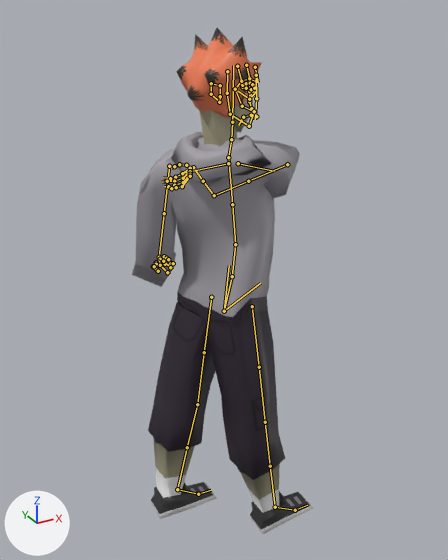
What one commit did to the Blender file assets/blends/larsv1.blend.
Camera for both pictures: a 50 mm lens placed at (-6.15, -21.74, 11.58), pointed at (0.2, -10.2, 5.81). Lighting does not change. The marker at lower left points along +X, +Y and +Z. The first picture is the older version. Both versions are drawn at frame 20 of the action 'uppercut'; the numbers are the values there. The bones that change, and the others that lie on the model, are drawn over the model as lines.

The first picture shows 'basicman', 'malehead', 'maleneck'.
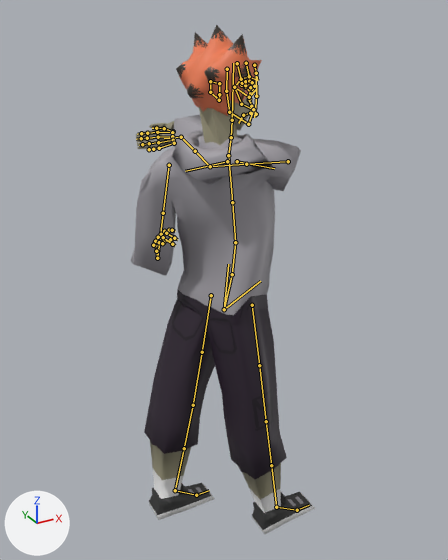
Boxes (x1, y1, x2, y2) around the edits, measured in the pictures (448 x 560 px):
'basicman', posed
    before: (132, 132, 314, 534)
    after: (131, 115, 315, 534)
'malehead', posed
    before: (176, 27, 262, 133)
    after: (176, 25, 262, 131)
'maleneck', posed
    before: (199, 109, 237, 147)
    after: (199, 107, 237, 145)

The change, as a diff of the scene's bpy script:
```diff
--- a/assets/blends/larsv1.blend.py
+++ b/assets/blends/larsv1.blend.py
@@ bone_torso @@
 bone_torso = bpy.data.objects['manrig'].pose.bones['torso']  # child of 'MCH-torso.parent'
-bone_torso.location = (0.0, 0.0, 0.044)
+bone_torso.location = (0.0, 0.0, 0.052)
@@ bone_chest @@
 bone_chest = bpy.data.objects['manrig'].pose.bones['chest']  # child of 'torso'
-bone_chest.rotation_quaternion = (0.919, -0.07, 0.003, 0.378)  # degrees (-7, 3, 44)
+bone_chest.rotation_quaternion = (0.915, -0.073, 0.003, 0.396)  # degrees (-8, 4, 47)
@@ bone_hand_ik_l @@
 bone_hand_ik_l = bpy.data.objects['manrig'].pose.bones['hand_ik.L']  # child of 'MCH-hand_ik.parent.L'
-bone_hand_ik_l.location = (0.026, 0.133, 0.193)
-bone_hand_ik_l.rotation_quaternion = (0.882, 0.311, -0.179, 0.243)  # degrees (33, -29, 22)
+bone_hand_ik_l.location = (0.028, 0.14, 0.292)
+bone_hand_ik_l.rotation_quaternion = (0.82, 0.472, -0.187, 0.255)  # degrees (55, -33, 17)
@@ bone_hand_ik_r @@
 bone_hand_ik_r = bpy.data.objects['manrig'].pose.bones['hand_ik.R']  # child of 'MCH-hand_ik.parent.R'
-bone_hand_ik_r.location = (0.912, -0.069, 0.612)
-bone_hand_ik_r.rotation_quaternion = (0.382, 0.12, -0.312, 0.399)  # degrees (-39, -53, 113)
+bone_hand_ik_r.location = (0.957, -0.029, 0.747)
+bone_hand_ik_r.rotation_quaternion = (0.078, 0.115, -0.334, 0.417)  # degrees (102, -151, 3)
@@ bone_foot_ik_l @@
 bone_foot_ik_l = bpy.data.objects['manrig'].pose.bones['foot_ik.L']  # child of 'MCH-foot_ik.parent.L'
-bone_foot_ik_l.location = (-0.017, 0.236, 0.0)
+bone_foot_ik_l.location = (-0.018, 0.248, 0.0)
```
